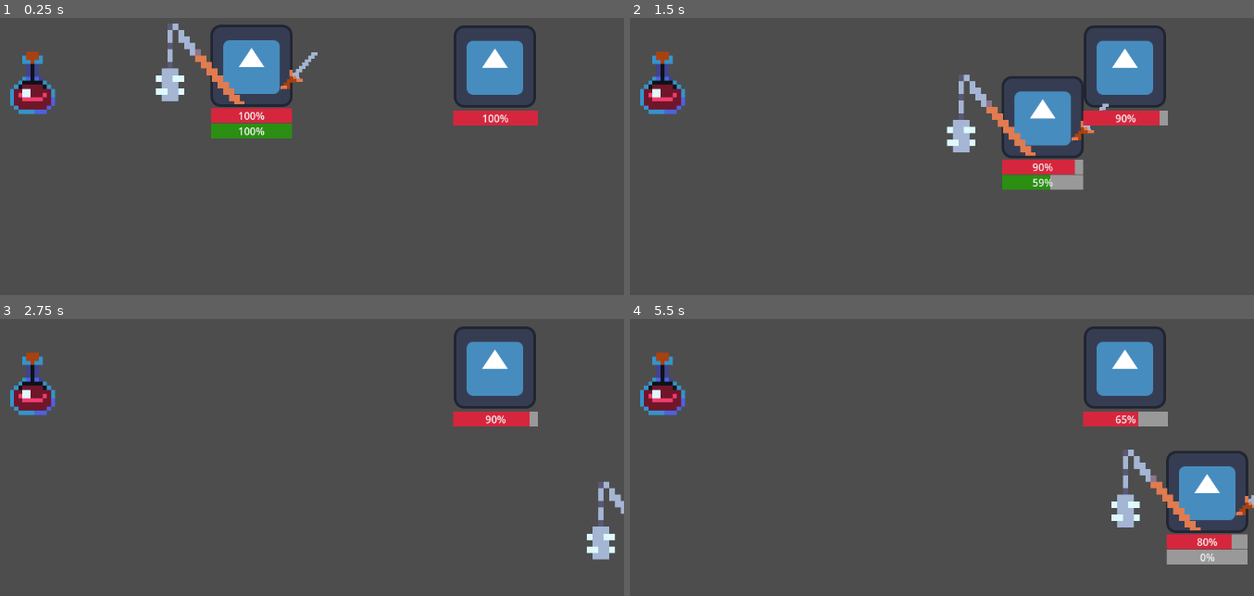
Above: before the commit, frames 1-4 (two rows, left to right).
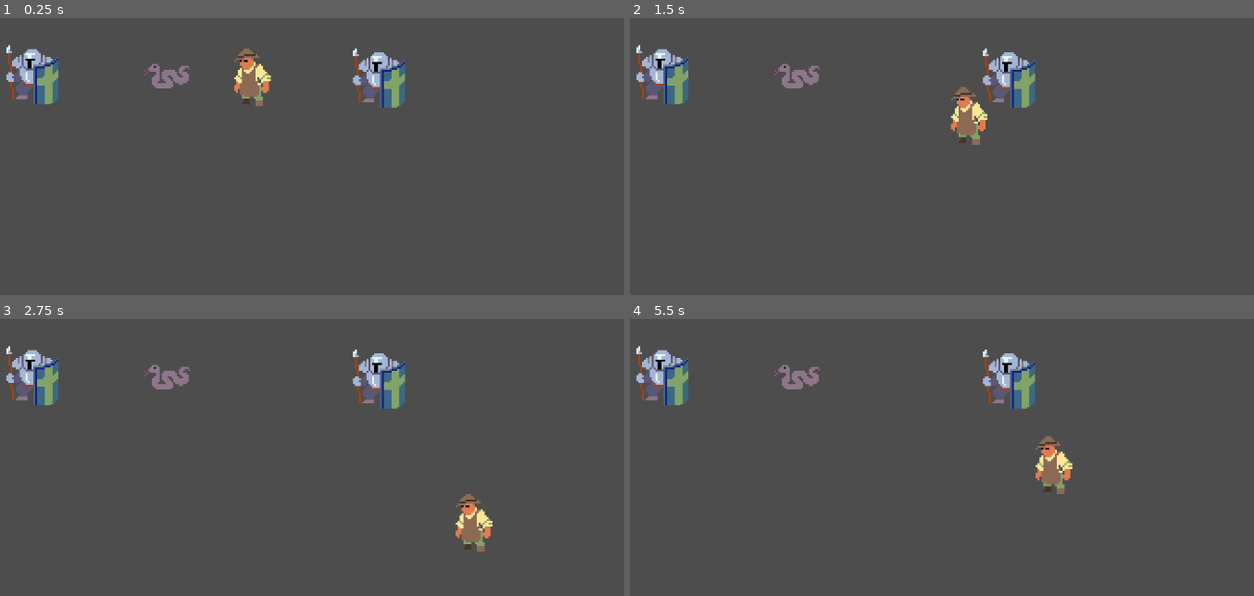
Above: after the commit, the same moments.

Repository: Bug-Bone-Studios/Ant---Godot-game-Unnamed-
Game: Godot game, scene res://scenes/worlds/world.tscn
The game is run twice, just before and just after one commit, with the same random seed, the same clock (stepped at 60 frames per second) and the same inputs. The engine's default icon, where the game draws it, is replaced by a stand-in: a white triangle on a blue panel in a dark square.
Inputs:
- Up to frame 1 (0.25 s): no input
- Up to frame 2 (1.5 s): tap Enter at 0.5 s; hold D (move_right) 0.53-1.28 s; hold Shift (sprint) 0.53-1.28 s; tap Space at 1.25 s; hold S (move_down) from 1.28 s (still down); tap Shift (sprint) at 1.35 s
- Up to frame 3 (2.75 s): release S (move_down) at 2.03 s; hold D (move_right) from 2.03 s (still down); hold Shift (sprint) from 2.03 s (still down)
- Up to frame 4 (5.5 s): release D (move_right) at 2.78 s; release Shift (sprint) at 2.78 s; hold W (move_up) 2.78-3.53 s; tap Shift (sprint) at 2.85, 4.35 s; hold Shift (sprint) 3.53-4.28 s; hold A (move_left) 3.53-5.03 s; tap Enter at 4.25 s; hold S (move_down) from 5.03 s (still down); hold Shift (sprint) from 5.03 s (still down)

The runs differ from the first frame. In frame 1, 11% of the frame differs, in the area x 1-87%, y 2-44%; in frame 2, 11%; in frame 3, 7.6%; in frame 4, 12%, in the area x 1-100%, y 2-89%.

Commit message:
rework in progress

Diff:
--- /dev/null
+++ b/REWORK/Scenes/HealthComponent.tscn
@@ -0,0 +1,6 @@
+[gd_scene load_steps=2 format=3 uid="uid://dqppf8huq4f2g"]
+
+[ext_resource type="Script" uid="uid://5hup77lotg0i" path="res://REWORK/Scripts/HealthComponent.gd" id="1_b32yc"]
+
+[node name="HealthComponent" type="Node2D"]
+script = ExtResource("1_b32yc")
--- /dev/null
+++ b/REWORK/Scenes/HitboxComponent.tscn
@@ -0,0 +1,6 @@
+[gd_scene load_steps=2 format=3 uid="uid://detuydqv72ys7"]
+
+[ext_resource type="Script" uid="uid://brpbf44uvgyws" path="res://REWORK/Scripts/HitboxComponent.gd" id="1_nuj4h"]
+
+[node name="HitboxComponent" type="Area2D"]
+script = ExtResource("1_nuj4h")
--- /dev/null
+++ b/REWORK/Scenes/WeaponComponent.tscn
@@ -0,0 +1,6 @@
+[gd_scene load_steps=2 format=3 uid="uid://ba3ito2np7t6f"]
+
+[ext_resource type="Script" uid="uid://hegvwgpn7n0f" path="res://REWORK/Scripts/WeaponComponent.gd" id="1_5v5x1"]
+
+[node name="WeaponComponent" type="Node2D"]
+script = ExtResource("1_5v5x1")
--- /dev/null
+++ b/REWORK/Scenes/player_rework.tscn
@@ -0,0 +1,40 @@
+[gd_scene load_steps=8 format=3 uid="uid://c3ldi2a1cdlm5"]
+
+[ext_resource type="Script" uid="uid://c6sxihcgnid78" path="res://REWORK/Scripts/player_rework.gd" id="1_67wny"]
+[ext_resource type="Texture2D" uid="uid://1a4k15h1hp0s" path="res://REWORK/Assets/itch.io/32rogues/rogues.png" id="1_rf2om"]
+[ext_resource type="PackedScene" uid="uid://dqppf8huq4f2g" path="res://REWORK/Scenes/HealthComponent.tscn" id="3_51hoq"]
+[ext_resource type="PackedScene" uid="uid://detuydqv72ys7" path="res://REWORK/Scenes/HitboxComponent.tscn" id="4_pjqet"]
+
+[sub_resource type="RectangleShape2D" id="RectangleShape2D_nei48"]
+size = Vector2(57, 90)
+
+[sub_resource type="AtlasTexture" id="AtlasTexture_67wny"]
+atlas = ExtResource("1_rf2om")
+region = Rect2(0, 192.5, 32, 31.5)
+
+[sub_resource type="RectangleShape2D" id="RectangleShape2D_fawfo"]
+size = Vector2(47, 69)
+
+[node name="player_rework" type="CharacterBody2D"]
+script = ExtResource("1_67wny")
+
+[node name="HealthComponent" parent="." instance=ExtResource("3_51hoq")]
+position = Vector2(-158, -110)
+
+[node name="player_collider" type="CollisionShape2D" parent="."]
+position = Vector2(1.5, 0)
+shape = SubResource("RectangleShape2D_nei48")
+
+[node name="Sprite2D" type="Sprite2D" parent="."]
+texture_filter = 1
+scale = Vector2(3, 3)
+texture = SubResource("AtlasTexture_67wny")
+
+[node name="HitboxComponent" parent="." node_paths=PackedStringArray("health_component") instance=ExtResource("4_pjqet")]
+position = Vector2(-153, -110)
+health_component = NodePath("../HealthComponent")
+
+[node name="hurt_box" type="CollisionShape2D" parent="HitboxComponent"]
+position = Vector2(153.5, 109.5)
+shape = SubResource("RectangleShape2D_fawfo")
+debug_color = Color(0.91877186, 6.728679e-05, 0.70276946, 0.41960785)
--- /dev/null
+++ b/REWORK/Scenes/test_enemy.tscn
@@ -0,0 +1,40 @@
+[gd_scene load_steps=8 format=3 uid="uid://dmvuqrji8vlqk"]
+
+[ext_resource type="Texture2D" uid="uid://1a4k15h1hp0s" path="res://REWORK/Assets/itch.io/32rogues/rogues.png" id="1_62lc6"]
+[ext_resource type="Script" uid="uid://cthymss0v2m8r" path="res://REWORK/Scripts/test_enemy.gd" id="1_nxrrk"]
+[ext_resource type="PackedScene" uid="uid://dqppf8huq4f2g" path="res://REWORK/Scenes/HealthComponent.tscn" id="2_nxrrk"]
+[ext_resource type="PackedScene" uid="uid://detuydqv72ys7" path="res://REWORK/Scenes/HitboxComponent.tscn" id="3_gnuit"]
+
+[sub_resource type="RectangleShape2D" id="RectangleShape2D_crle4"]
+size = Vector2(75, 88)
+
+[sub_resource type="AtlasTexture" id="AtlasTexture_mwy5j"]
+atlas = ExtResource("1_62lc6")
+region = Rect2(130.65182, 31.844177, 28.122574, 31.71)
+
+[sub_resource type="RectangleShape2D" id="RectangleShape2D_was6l"]
+size = Vector2(32, 66.5)
+
+[node name="test_enemy" type="CharacterBody2D"]
+script = ExtResource("1_nxrrk")
+
+[node name="enemy_collider" type="CollisionShape2D" parent="."]
+position = Vector2(3.5, 4)
+shape = SubResource("RectangleShape2D_crle4")
+
+[node name="Sprite2D" type="Sprite2D" parent="."]
+texture_filter = 1
+scale = Vector2(3, 3)
+texture = SubResource("AtlasTexture_mwy5j")
+
+[node name="HealthComponent" parent="." instance=ExtResource("2_nxrrk")]
+position = Vector2(-258, -117)
+
+[node name="HitboxComponent" parent="." node_paths=PackedStringArray("health_component") instance=ExtResource("3_gnuit")]
+position = Vector2(-236, -83)
+health_component = NodePath("../HealthComponent")
+
+[node name="hurt_box" type="CollisionShape2D" parent="HitboxComponent"]
+position = Vector2(223, 83)
+shape = SubResource("RectangleShape2D_was6l")
+debug_color = Color(0.9409436, 0.13380575, 0.5131118, 0.41960785)
--- /dev/null
+++ b/REWORK/Scenes/test_sword.tscn
@@ -0,0 +1,34 @@
+[gd_scene load_steps=7 format=3 uid="uid://dpnl48lavdowy"]
+
+[ext_resource type="Script" uid="uid://c7drv0wks4ul" path="res://REWORK/Scripts/test_sword.gd" id="1_05s8i"]
+[ext_resource type="PackedScene" uid="uid://ba3ito2np7t6f" path="res://REWORK/Scenes/WeaponComponent.tscn" id="1_7ej7x"]
+[ext_resource type="Texture2D" uid="uid://m3owpy4c4fjw" path="res://REWORK/Assets/itch.io/32rogues/animals.png" id="2_05s8i"]
+
+[sub_resource type="AtlasTexture" id="AtlasTexture_fhd1r"]
+atlas = ExtResource("2_05s8i")
+region = Rect2(97.51032, 239.71245, 24.866524, 13.806274)
+
+[sub_resource type="AtlasTexture" id="AtlasTexture_fh22c"]
+atlas = SubResource("AtlasTexture_fhd1r")
+
+[sub_resource type="RectangleShape2D" id="RectangleShape2D_7ej7x"]
+size = Vector2(69, 21)
+
+[node name="test_sword" type="Node2D"]
+script = ExtResource("1_05s8i")
+
+[node name="WeaponComponent" parent="." instance=ExtResource("1_7ej7x")]
+position = Vector2(-107, 133)
+
+[node name="Sprite2D" type="Sprite2D" parent="."]
+texture_filter = 1
+scale = Vector2(3, 3)
+texture = SubResource("AtlasTexture_fh22c")
+
+[node name="sword_hitbox" type="Area2D" parent="."]
+
+[node name="CollisionShape2D" type="CollisionShape2D" parent="sword_hitbox"]
+position = Vector2(0.5, 0.5)
+shape = SubResource("RectangleShape2D_7ej7x")
+
+[connection signal="area_entered" from="sword_hitbox" to="." method="_on_sword_hitbox_area_entered"]
--- /dev/null
+++ b/REWORK/Scripts/AttackComponent.gd
@@ -0,0 +1,22 @@
+extends Node2D
+class_name AttackComponent
+
+# Handles damage logic for entities or objects. Use with HealthComponent and HitboxComponent.
+
+var attack_damage: float
+
+# Called when the node enters the scene. Validates attack_damage and prepares for use.
+func _ready():
+	if attack_damage <= 0:
+		print("Warning: attack_damage is set to 0 or less. Defaulting to 10.")
+		attack_damage = 10.0
+
+# Sets the attack damage dynamically, ensuring it's a valid value.
+# Parameters:
+# - damage (float): The new damage value to assign.
+func set_attack_damage(damage: float):
+	if damage <= 0:
+		print("Error: attack_damage must be greater than 0. Value not updated.")
+		return
+
+	attack_damage = damage
--- /dev/null
+++ b/REWORK/Scripts/HealthComponent.gd
@@ -0,0 +1,33 @@
+extends Node2D
+class_name HealthComponent
+
+# Adds health functionality to entities, allowing them to take damage and be removed at 0 health.
+
+@export var Max_Health := 10  # Max health, editable in the editor.
+var health : float  # Current health, set to Max_Health on startup.
+
+# Validates Max_Health and initializes current health.
+func _ready():
+	if Max_Health <= 0:
+		print("Warning: Max_Health is set to 0 or less. Defaulting to 10.")
+		Max_Health = 10
+	health = Max_Health
+
+# Reduces health based on incoming attack damage and removes the entity if health is 0 or less.
+func damage(attack : AttackComponent):
+	if not attack or not typeof(attack) == TYPE_OBJECT:
+		print("Error: Invalid attack object passed to damage().")
+		return
+
+	health -= attack.attack_damage
+
+	if health <= 0:
+		queue_free_entity()  # Handles entity removal.
+
+# Handles entity removal safely.
+func queue_free_entity():
+	var parent = get_parent()
+	if parent:
+		parent.queue_free()
+	else:
+		print("Error: No parent to queue_free(). Cannot remove entity.")
--- /dev/null
+++ b/REWORK/Scripts/HitboxComponent.gd
@@ -0,0 +1,18 @@
+extends Area2D
+class_name HitboxComponent
+
+# Connects to a HealthComponent to handle damage when hit.
+@export var health_component : HealthComponent  # Reference to the associated HealthComponent.
+
+# Ensures the HealthComponent is valid when the node is added to the scene.
+func _ready():
+	if not health_component:
+		print("Warning: HealthComponent is not assigned to HitboxComponent. Damage will not be processed on ", get_parent().name)
+
+# Applies damage from an AttackComponent, passing it to the HealthComponent if valid.
+func damage(attack: AttackComponent):
+	print("Detecting damage on HitboxComponent: ", get_parent().name)
+	if health_component:
+		health_component.damage(attack)
+	else:
+		print("Error: HealthComponent is not assigned. Cannot process damage.")
--- /dev/null
+++ b/REWORK/Scripts/WeaponComponent.gd
@@ -0,0 +1,28 @@
+extends Node2D
+# Instructions for setting up a new weapon:
+# 1. Create a new Node2D scene to represent your weapon.
+# 2. Add a Shape (e.g., CollisionShape2D) and Visuals (e.g., Sprite2D) to your weapon node.
+# 3. Drag the WeaponComponent into the scene and assign the weapon's damage value in the Inspector.
+# 4. Create an Area2D node to serve as the weapon's hitbox, e.g., Weaponname_Hitbox.
+# 5. Add a CollisionShape2D to the Weaponname_Hitbox and configure it
+# 6. Signal your new Weaponname_Hitbox to Weaponname script and call deal_damage on your $WeaponComponent
+# 7. Make sure your parameters in this signal function can only be of type HitboxComponent (area: HitboxComponent)
+
+class_name WeaponComponent
+
+# Redeclare this value in your new weapon instance in the Inspector.
+@export var attack_damage : float
+
+func _ready() -> void:
+	# Prints the name of the parent node, helpful for debugging.
+	print("Loading WeaponComponent: ", get_parent().name)
+
+# Deals damage to a hitbox area.
+func deal_damage(area): # area (Area2D): The area that the weapon will collide with (e.g., a hitbox).
+	# Ensure the area is a valid HitboxComponent.
+	var hitbox : HitboxComponent = area
+	var attack = AttackComponent.new()
+	attack.attack_damage = attack_damage  # Assign the weapon's damage value to the attack.
+
+	# Deal damage by calling the damage method on the hitbox.
+	hitbox.damage(attack)
--- /dev/null
+++ b/REWORK/Scripts/player_rework.gd
@@ -0,0 +1,30 @@
+extends CharacterBody2D
+
+@export var enable_movement: bool = true
+
+func _physics_process(_delta: float) -> void:
+	# Only handle movement if movement is enabled
+	if enable_movement:
+		playerMovement(_delta)
+
+func playerMovement(_delta: float) -> void:
+	var inputVector: Vector2 = Vector2.ZERO
+
+	# Read WASD input
+	if Input.is_action_pressed("move_right"):
+		inputVector.x += 1
+	if Input.is_action_pressed("move_left"):
+		inputVector.x -= 1
+	if Input.is_action_pressed("move_down"):
+		inputVector.y += 1
+	if Input.is_action_pressed("move_up"):
+		inputVector.y -= 1
+
+	# Normalize so diagonals aren't faster
+	if inputVector != Vector2.ZERO:
+		inputVector = inputVector.normalized()
+
+	velocity = inputVector * 300
+
+	# Use move_and_slide for smooth top-down character movement
+	move_and_slide()
--- /dev/null
+++ b/REWORK/Scripts/test_enemy.gd
@@ -0,0 +1,4 @@
+extends CharacterBody2D
+
+func _ready() -> void:
+	print("Loading ", name )
--- /dev/null
+++ b/REWORK/Scripts/test_sword.gd
@@ -0,0 +1,4 @@
+extends Node2D
+
+func _on_sword_hitbox_area_entered(area: Area2D) -> void:
+	$WeaponComponent.deal_damage(area)
--- a/project.godot
+++ b/project.godot
@@ -18,7 +18,7 @@
 [file_customization]
 
 folder_colors={
-"res://assets/": "red",
+"res://REWORK/": "purple",
 "res://components/": "blue",
 "res://resource files/": "orange",
 "res://scenes/": "yellow",
@@ -29,6 +29,7 @@
 
 player="players"
 weapon=""
+pickupable=""
 
 [input]
 
--- /dev/null
+++ b/scenes/items/big_health_potion.tscn
@@ -0,0 +1,29 @@
+[gd_scene load_steps=5 format=3 uid="uid://bqcjkv4oy5rbd"]
+
+[ext_resource type="Script" uid="uid://cglgehh6btnmt" path="res://scripts/items/big_health_potion.gd" id="1_rxiro"]
+[ext_resource type="Texture2D" uid="uid://n6xjy8jjscbf" path="res://REWORK/Assets/itch.io/32rogues/items.png" id="2_aj6bq"]
+
+[sub_resource type="CapsuleShape2D" id="CapsuleShape2D_rxiro"]
+radius = 27.0
+height = 58.0
+
+[sub_resource type="AtlasTexture" id="AtlasTexture_sq1vx"]
+atlas = ExtResource("2_aj6bq")
+region = Rect2(41.6914, 617.8804, 11.617996, 15.317017)
+
+[node name="big_health_potion" type="Node2D"]
+script = ExtResource("1_rxiro")
+heal_amount = 100
+
+[node name="player_detector" type="Area2D" parent="." groups=["pickupable"]]
+
+[node name="CollisionShape2D" type="CollisionShape2D" parent="player_detector"]
+position = Vector2(1, 0)
+shape = SubResource("CapsuleShape2D_rxiro")
+
+[node name="Sprite2D" type="Sprite2D" parent="."]
+texture_filter = 1
+scale = Vector2(3, 3)
+texture = SubResource("AtlasTexture_sq1vx")
+
+[connection signal="area_entered" from="player_detector" to="." method="_on_player_detector_area_entered"]
--- a/scenes/items/health_potion.tscn
+++ b/scenes/items/health_potion.tscn
@@ -1,6 +1,6 @@
 [gd_scene load_steps=5 format=3 uid="uid://bm6eiigcohdhi"]
 
-[ext_resource type="Texture2D" uid="uid://n6xjy8jjscbf" path="res://assets/itch.io/32rogues/items.png" id="1_2jgw8"]
+[ext_resource type="Texture2D" uid="uid://n6xjy8jjscbf" path="res://REWORK/Assets/itch.io/32rogues/items.png" id="1_2jgw8"]
 [ext_resource type="Script" uid="uid://jco87id2cnen" path="res://scripts/items/health_potion.gd" id="1_x8tp5"]
 
 [sub_resource type="CapsuleShape2D" id="CapsuleShape2D_2jgw8"]
@@ -9,21 +9,21 @@
 
 [sub_resource type="AtlasTexture" id="AtlasTexture_x8tp5"]
 atlas = ExtResource("1_2jgw8")
-region = Rect2(37.97229, 616.485, 20.871628, 22.82605)
+region = Rect2(77.95609, 650.9832, 6.0950775, 14.062134)
 
 [node name="health_potion" type="Node2D"]
 script = ExtResource("1_x8tp5")
 
-[node name="Area2D" type="Area2D" parent="."]
+[node name="player_detector" type="Area2D" parent="."]
 
-[node name="CollisionShape2D" type="CollisionShape2D" parent="Area2D"]
-position = Vector2(-3, -11)
+[node name="CollisionShape2D" type="CollisionShape2D" parent="player_detector"]
+position = Vector2(0, 1)
 shape = SubResource("CapsuleShape2D_2jgw8")
 
 [node name="Sprite2D" type="Sprite2D" parent="."]
 texture_filter = 1
-position = Vector2(1.4210855e-14, -0.99999994)
+position = Vector2(8.4703295e-22, 0.99999994)
 scale = Vector2(6.3999996, 6.4545455)
 texture = SubResource("AtlasTexture_x8tp5")
 
-[connection signal="area_entered" from="Area2D" to="." method="_on_area_2d_area_entered"]
+[connection signal="area_entered" from="player_detector" to="." method="_on_area_2d_area_entered"]
--- a/scenes/weapons/mace.tscn
+++ b/scenes/weapons/mace.tscn
@@ -1,6 +1,6 @@
 [gd_scene load_steps=6 format=3 uid="uid://d7rmk2hpn0ab"]
 
-[ext_resource type="Texture2D" uid="uid://n6xjy8jjscbf" path="res://assets/itch.io/32rogues/items.png" id="1_435wj"]
+[ext_resource type="Texture2D" uid="uid://n6xjy8jjscbf" path="res://REWORK/Assets/itch.io/32rogues/items.png" id="1_435wj"]
 [ext_resource type="Script" uid="uid://chen32mcbw0ao" path="res://scripts/weapons/mace.gd" id="1_u3cag"]
 [ext_resource type="Script" uid="uid://b5kbvga2wvatg" path="res://resource files/weapons/weapon.gd" id="2_v312f"]
 
--- a/scenes/weapons/sword_1.tscn
+++ b/scenes/weapons/sword_1.tscn
@@ -1,7 +1,7 @@
 [gd_scene load_steps=6 format=3 uid="uid://cb4mlqbl65xdd"]
 
 [ext_resource type="Script" uid="uid://qysreayrop1s" path="res://scripts/weapons/sword_1.gd" id="1_6lg7n"]
-[ext_resource type="Texture2D" uid="uid://n6xjy8jjscbf" path="res://assets/itch.io/32rogues/items.png" id="1_w88qo"]
+[ext_resource type="Texture2D" uid="uid://n6xjy8jjscbf" path="res://REWORK/Assets/itch.io/32rogues/items.png" id="1_w88qo"]
 [ext_resource type="Script" uid="uid://b5kbvga2wvatg" path="res://resource files/weapons/weapon.gd" id="2_mgk6q"]
 
 [sub_resource type="Resource" id="Resource_72h42"]
--- a/scenes/worlds/world.tscn
+++ b/scenes/worlds/world.tscn
@@ -1,24 +1,21 @@
-[gd_scene load_steps=6 format=3 uid="uid://8vn3d3hfp7oa"]
+[gd_scene load_steps=4 format=3 uid="uid://8vn3d3hfp7oa"]
 
-[ext_resource type="PackedScene" uid="uid://bewps0p6srdrx" path="res://scenes/entities/player.tscn" id="1_6e51n"]
-[ext_resource type="Script" uid="uid://crrmp2hsdb52s" path="res://resource files/ent - tiddies/scripts/characters.gd" id="2_mnksr"]
-[ext_resource type="PackedScene" uid="uid://uxgrk651mjqd" path="res://scenes/entities/enemy.tscn" id="3_sqeqr"]
-[ext_resource type="PackedScene" uid="uid://bm6eiigcohdhi" path="res://scenes/items/health_potion.tscn" id="4_jwygn"]
-
-[sub_resource type="Resource" id="Resource_sqeqr"]
-script = ExtResource("2_mnksr")
-max_stamina = null
-max_health = null
-metadata/_custom_type_script = "uid://crrmp2hsdb52s"
+[ext_resource type="PackedScene" uid="uid://dmvuqrji8vlqk" path="res://REWORK/Scenes/test_enemy.tscn" id="1_mnksr"]
+[ext_resource type="PackedScene" uid="uid://dpnl48lavdowy" path="res://REWORK/Scenes/test_sword.tscn" id="2_sqeqr"]
+[ext_resource type="PackedScene" uid="uid://c3ldi2a1cdlm5" path="res://REWORK/Scenes/player_rework.tscn" id="3_jwygn"]
 
 [node name="world" type="Node2D"]
 
-[node name="player" parent="." instance=ExtResource("1_6e51n")]
-position = Vector2(572, 291)
-player_stats = SubResource("Resource_sqeqr")
+[node name="enemies" type="Node" parent="."]
 
-[node name="enemy" parent="." instance=ExtResource("3_sqeqr")]
-position = Vector2(951, 292)
+[node name="test_enemy" parent="enemies" instance=ExtResource("1_mnksr")]
+position = Vector2(771, 310)
 
-[node name="Node2D" parent="." instance=ExtResource("4_jwygn")]
-position = Vector2(234, 331)
+[node name="test_enemy2" parent="enemies" instance=ExtResource("1_mnksr")]
+position = Vector2(231, 305)
+
+[node name="test_sword" parent="enemies" instance=ExtResource("2_sqeqr")]
+position = Vector2(440, 307)
+
+[node name="player_rework" parent="." instance=ExtResource("3_jwygn")]
+position = Vector2(572, 309)
--- /dev/null
+++ b/scripts/items/big_health_potion.gd
@@ -0,0 +1,4 @@
+extends health_potion
+
+func _on_player_detector_area_entered(area: Area2D) -> void:
+	health_potion._on_area_2d_area_entered(area)
--- a/scripts/items/health_potion.gd
+++ b/scripts/items/health_potion.gd
@@ -1,4 +1,7 @@
 extends Node2D
+class_name health_potion
+
+@export var heal_amount: int = 0
 
 func _on_area_2d_area_entered(area: Area2D) -> void:
 	var parent_entity = area.get_parent()
@@ -6,4 +9,4 @@
 	if not parent_entity.is_in_group("player"):
 		return
 
-	parent_entity.player_stats.heal(10)
+	parent_entity.player_stats.heal(heal_amount)
Renamed: assets/itch.io/32rogues/32rogues-palette.png -> REWORK/Assets/itch.io/32rogues/32rogues-palette.png
Not shown, added: REWORK/Assets/itch.io/32rogues/32rogues-palette.png.import
Renamed: assets/itch.io/32rogues/LICENSE.txt -> REWORK/Assets/itch.io/32rogues/LICENSE.txt
Renamed: assets/itch.io/32rogues/animals.png -> REWORK/Assets/itch.io/32rogues/animals.png
Not shown, added: REWORK/Assets/itch.io/32rogues/animals.png.import
Renamed: assets/itch.io/32rogues/animals.txt -> REWORK/Assets/itch.io/32rogues/animals.txt
Renamed: assets/itch.io/32rogues/animated-tiles.png -> REWORK/Assets/itch.io/32rogues/animated-tiles.png
Not shown, added: REWORK/Assets/itch.io/32rogues/animated-tiles.png.import
Renamed: assets/itch.io/32rogues/animated-tiles.txt -> REWORK/Assets/itch.io/32rogues/animated-tiles.txt
Renamed: assets/itch.io/32rogues/autotiles.png -> REWORK/Assets/itch.io/32rogues/autotiles.png
Not shown, added: REWORK/Assets/itch.io/32rogues/autotiles.png.import
Renamed: assets/itch.io/32rogues/autotiles.txt -> REWORK/Assets/itch.io/32rogues/autotiles.txt
(and 159 more such lines)
